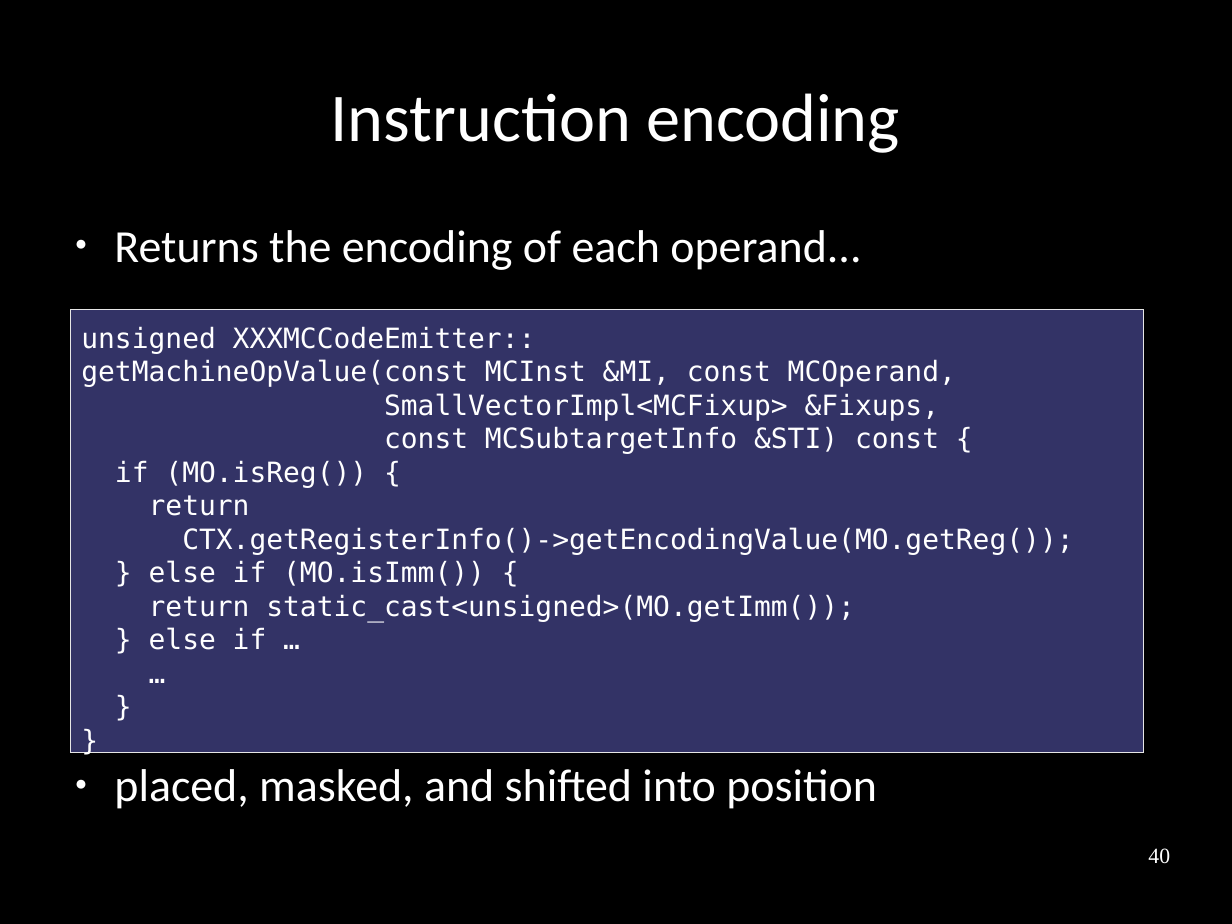
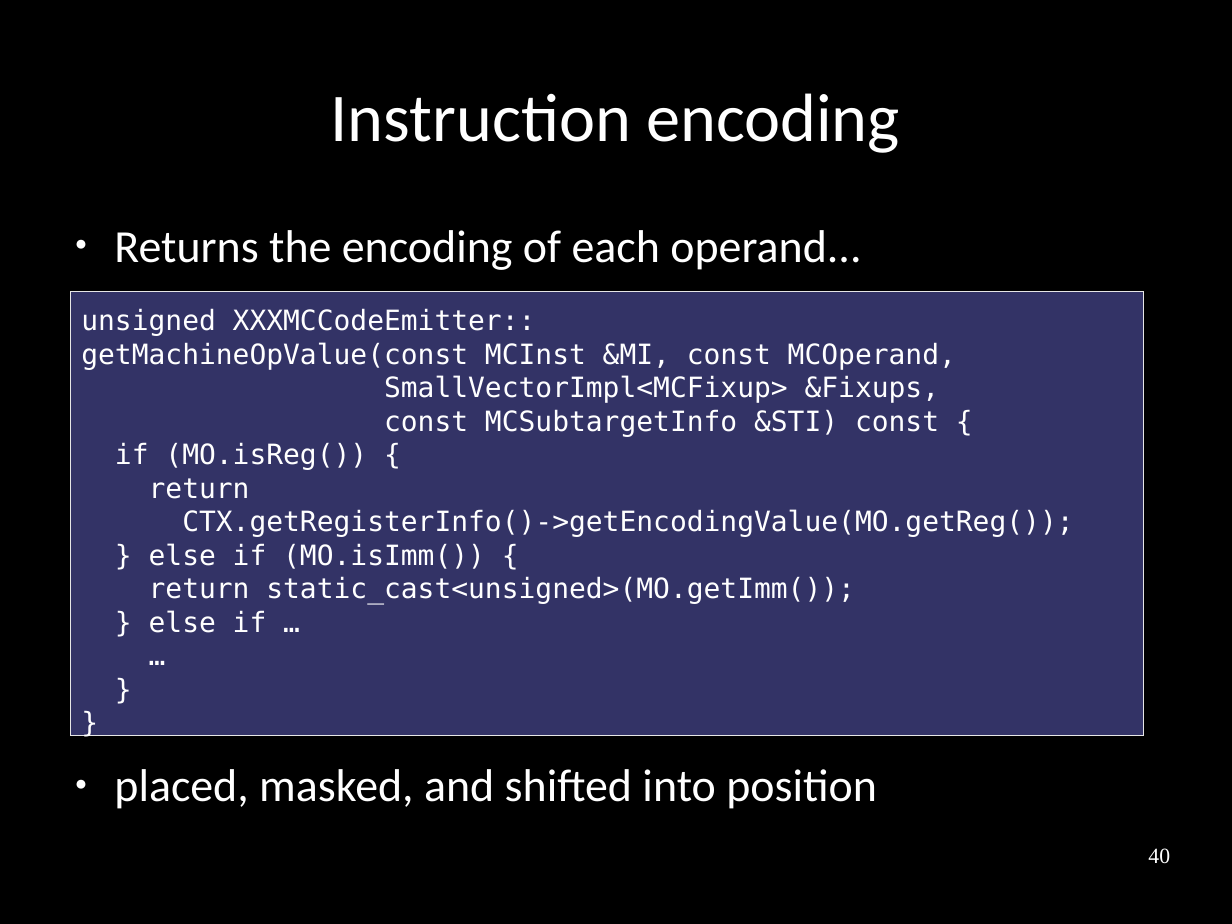
Before and after one commit to frasercrmck/llvm-leg, a slide deck: slide 40 of docs/Codeplay/Slides.odp. Drawn at 1232x924 pixels with LibreOffice and Linux fonts; fonts in the diff are those of the drawing. Boxes give left, top, right and bottom in pixels: in the first picture for what was removed or moved away, otherwise in the second. Text is boxed around its words. In the diff, an @@ line names an element or a change of style, - is before the commit and + after.

Commit message:
Layout changes and removing empty summary page.

```diff
--- a/docs/Codeplay/Slides.odp
+++ b/docs/Codeplay/Slides.odp
@@ rectangle "unsigned XXXMCCodeEmitter::": place and size @@
-rectangle "unsigned XXXMCCodeEmitter::" at <box>70,310,1145,754</box>
+rectangle "unsigned XXXMCCodeEmitter::" at <box>70,292,1145,736</box>
```
Also in this commit, not shown: 13 other slides changed, 1 slide removed.
